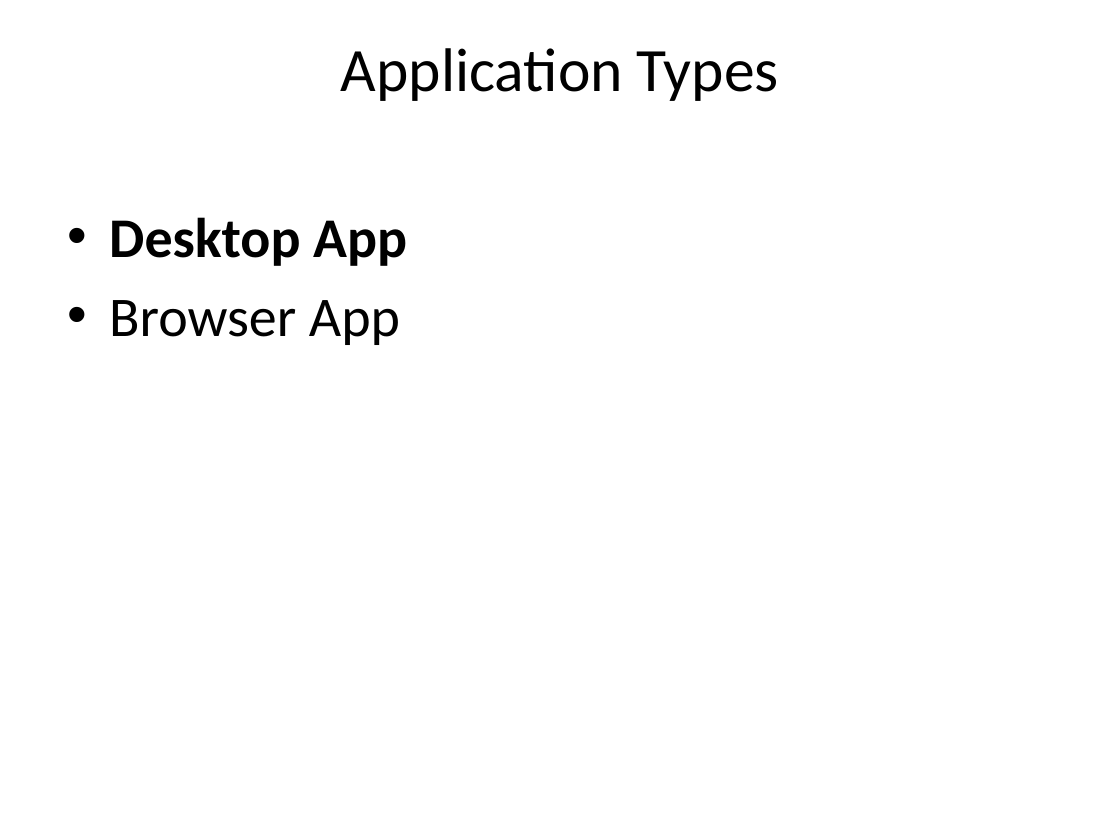
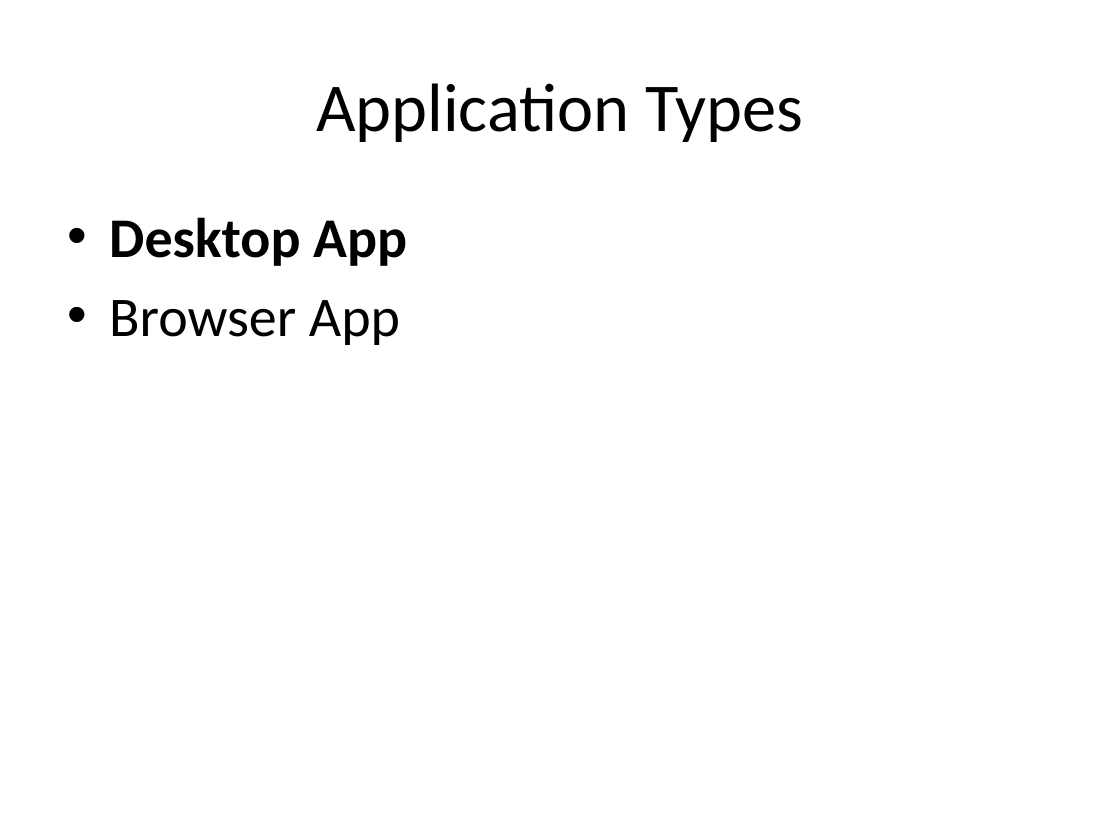
Before and after one commit to tonidy/LightSwitchFiles, a slide deck: slide 9 of LightSwitchAppsPublishing-toni.pptx. Drawn at 1120x840 pixels with LibreOffice and Linux fonts; fonts in the diff are those of the drawing. Boxes give left, top, right and bottom in pixels: in the first picture for what was removed or moved away, otherwise in the second. Text is boxed around its words. In the diff, an @@ line names an element or a change of style, - is before the commit and + after.

```diff
--- a/LightSwitchAppsPublishing-toni.pptx
+++ b/LightSwitchAppsPublishing-toni.pptx
@@ title "Application Types" at [316,83,803,142]: size 39.6 to 44 pt @@
```
Also in this commit, not shown: 1 other file.
